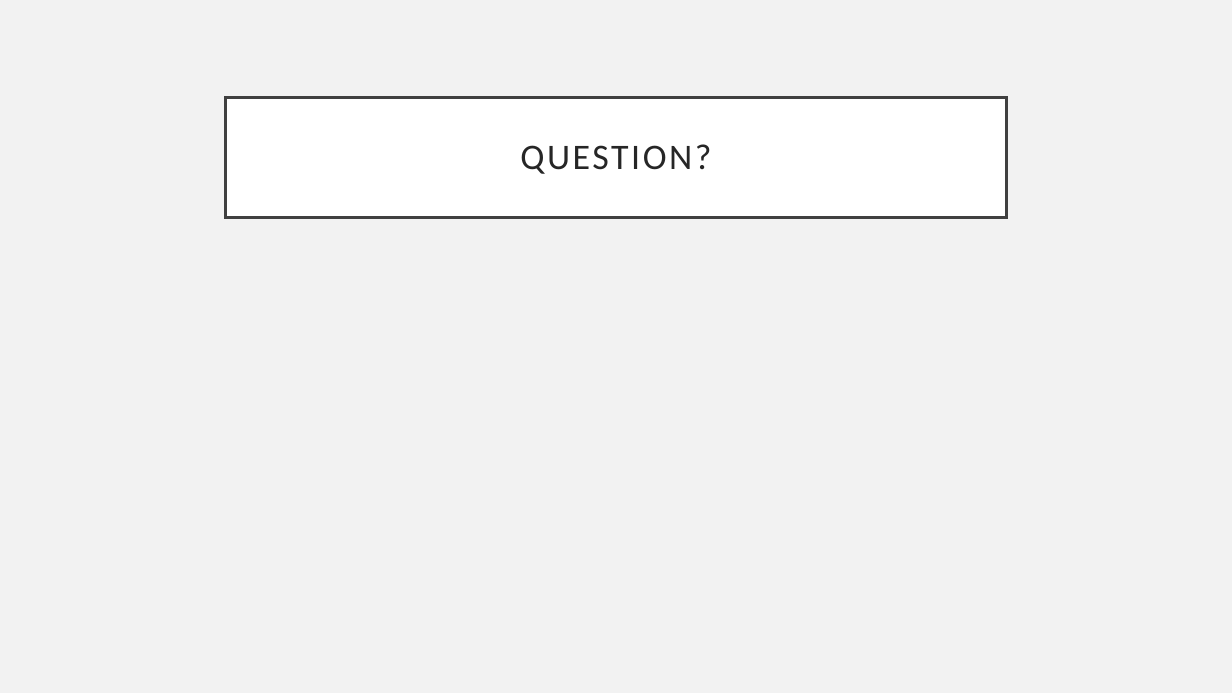
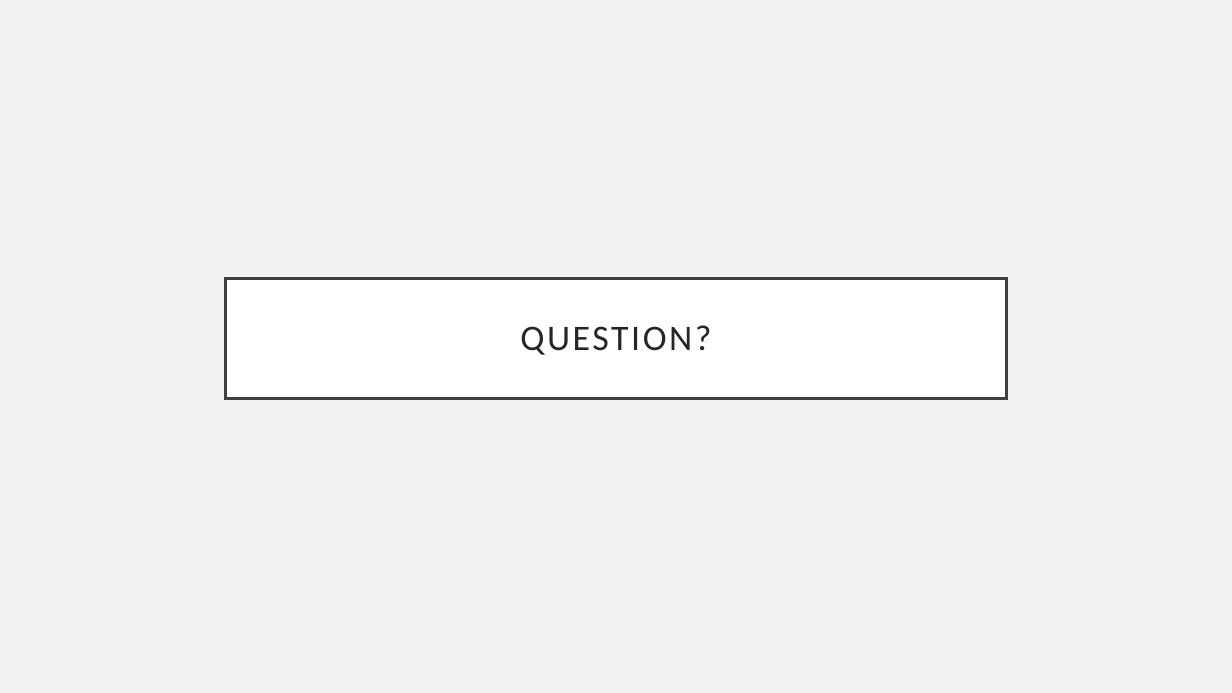
Before and after one commit to ejlee127/NC-County-Statistics, a slide deck: slide 8 of proposal/NC Census Data analysis 10-06.pptx (slide 7 before the commit). Drawn at 1232x693 pixels with LibreOffice and Linux fonts; fonts in the diff are those of the drawing. Boxes give left, top, right and bottom in pixels: in the first picture for what was removed or moved away, otherwise in the second. Text is boxed around its words. In the diff, an @@ line names an element or a change of style, - is before the commit and + after.

```diff
--- a/proposal/NC Census Data analysis 10-06.pptx
+++ b/proposal/NC Census Data analysis 10-06.pptx
@@ title "QUESTION?": place and size @@
-title "QUESTION?" at (226, 97, 1006, 217)
+title "QUESTION?" at (226, 278, 1006, 398)
```
Also in this commit, not shown: 4 other slides changed, 1 slide added.
